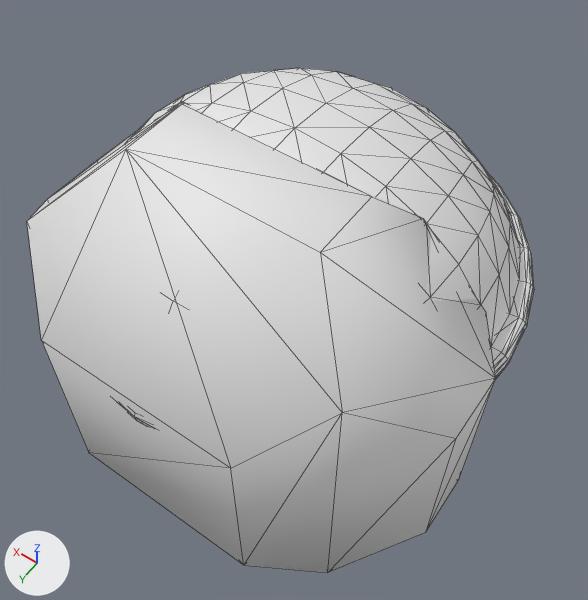
One commit to the FBX model Assets/Stylized_Egypt/Meshes/building/SM_roof_dome_01.fbx: the scene before it, then after it.
Both versions are drawn from a 50 mm camera at (-7.99, 11.21, 17.53) aimed at (-0.01, 0.04, -0.03). The axes (+X, +Y, +Z) are drawn at lower left. The lights are the same throughout. Mesh edges are drawn as thin lines. Where no turn or scale is listed for an object, it has been applied to the vertices.

Script lines for the objects in view, before the commit:
```python
me_sm_roof_dome_01 = bpy.data.meshes.new('SM_roof_dome_01')
me_sm_roof_dome_01.from_pydata(...)  # 625 vertices, 1088 faces; spans x -5.97..5.97, y -5.97..5.97, z 0.0..5.94
# faces by material slot: [1024, 64]
me_sm_roof_dome_01.materials.append(mat_mi_metal_a_inst)
me_sm_roof_dome_01.materials.append(mat_mi_concrete_slab_inst)  # its picture is missing
me_sm_roof_dome_01_convexhulls = bpy.data.meshes.new('SM_roof_dome_01_ConvexHulls')
me_sm_roof_dome_01_convexhulls.from_pydata(...)  # 32 vertices, 60 faces; spans x -598.0..598.0, y 0.0..594.0, z -598.0..598.0
me_sm_roof_dome_01_convexhulls.polygons.foreach_set('use_smooth', [True] * 60)
me_sm_roof_dome_01_convexhulls.materials.append(mat_mi_concrete_slab_inst)  # its picture is missing
ob_sm_roof_dome_01 = bpy.data.objects.new('SM_roof_dome_01', me_sm_roof_dome_01)
ob_sm_roof_dome_01.location = (0.0, 0.0, 0.0)
ob_sm_roof_dome_01_convexhulls = bpy.data.objects.new('SM_roof_dome_01_ConvexHulls', me_sm_roof_dome_01_convexhulls)
ob_sm_roof_dome_01_convexhulls.location = (0.0, 0.0, 0.0)
ob_sm_roof_dome_01_convexhulls.scale = (0.01, 0.01, 0.01)
```
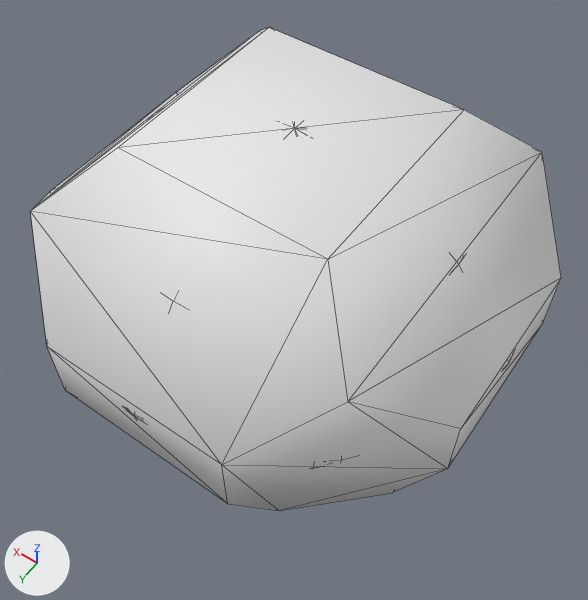
Edits to the bpy script that builds the scene:
```text
Change ob_sm_roof_dome_01_convexhulls:
    add ob_sm_roof_dome_01_convexhulls.parent = ob_sm_roof_dome_11
    ob_sm_roof_dome_01_convexhulls.scale: (0.01, 0.01, 0.01) -> (1.0, 1.0, 1.0)
Add ob_sm_roof_dome_11:
    ob_sm_roof_dome_11 = bpy.data.objects.new('SM_roof_dome_11', None)
    ob_sm_roof_dome_11.location = (0.0, 0.0, 0.0)
    ob_sm_roof_dome_11.rotation_euler = (1.571, 0.0, 0.0)  # degrees (90, 0, 0)
    ob_sm_roof_dome_11.scale = (0.01, 0.01, 0.01)
```

What differs and where, as boxes (x1, y1, x2, y2) in the pictures (588 x 600 px):
'SM_roof_dome_01_ConvexHulls', moved, rescaled (13% wider)
    before: (27, 101, 496, 573)
    after: (30, 28, 561, 511)
'SM_roof_dome_01', unchanged, covered by the edit
    before: (126, 68, 534, 424)
